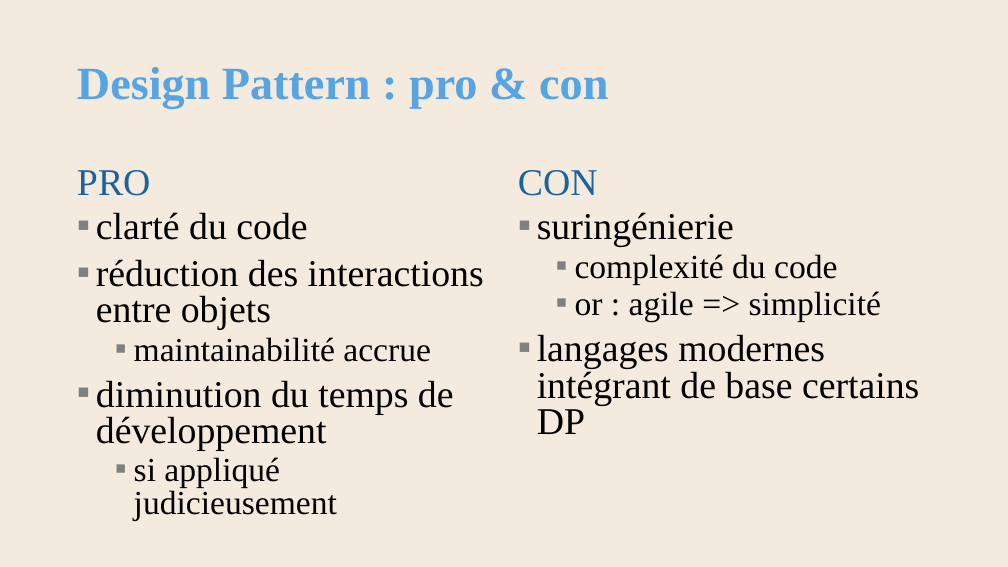
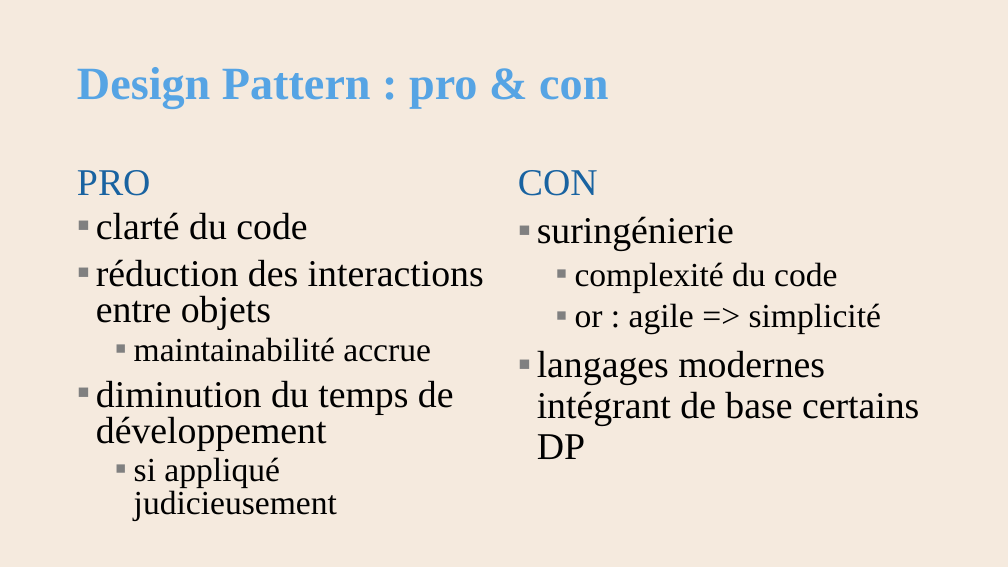
Before and after one commit to AlainWafflard/4IPO3, a slide deck: slide 8 of 17-POO-design-pattern/syllabus_17.pptx. Drawn at 1008x567 pixels with LibreOffice and Linux fonts; fonts in the diff are those of the drawing; background and template pictures are left out. Boxes give left, top, right and bottom in pixels: in the first picture for what was removed or moved away, otherwise in the second. Text is boxed around its words. In the diff, an @@ line names an element or a change of style, - is before the commit and + after.

```diff
--- a/17-POO-design-pattern/syllabus_17.pptx
+++ b/17-POO-design-pattern/syllabus_17.pptx
@@ text "suringénierie" at box(537, 216, 919, 459): line spacing 0.8 to 0.9 @@
```
Also in this commit, not shown: 7 other slides changed, 1 slide added, 6 slides removed, 2 other files.
